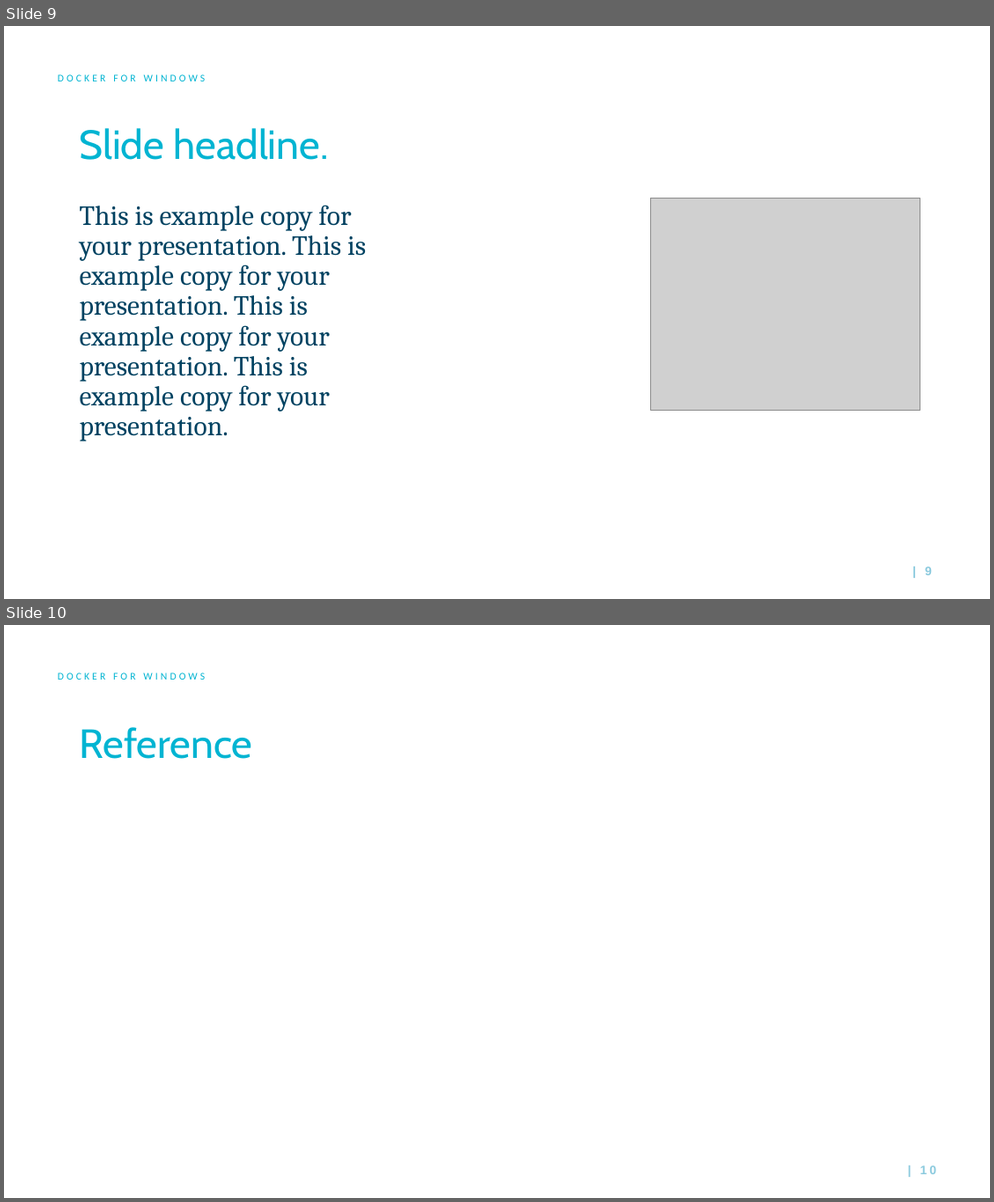
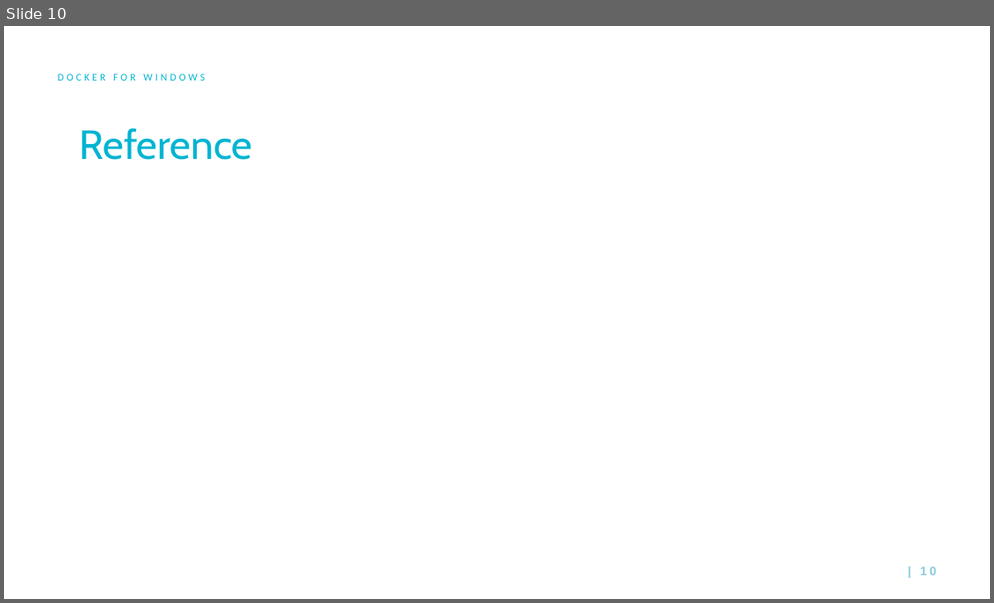
Before and after one commit to priyakantpatel/windows-containers, a slide deck: demo-win-container.pptx. Shown one above the other, each under a label of ours: slides 9 and 10 before the commit, slide 10 after it. The pictures are 994x1202 and 994x603 pixels, drawn with LibreOffice and Linux fonts; fonts in the diff are those of the drawing; grey boxes stand for pictures; background and template pictures are left out. Boxes give left, top, right and bottom in pixels: in the first picture for what was removed or moved away, otherwise in the second. Text is boxed around its words. In the diff, an @@ line names an element or a change of style, - is before the commit and + after.

```diff
--- a/demo-win-container.pptx
+++ b/demo-win-container.pptx
@@ slide 9 removed at bbox=[4, 26, 990, 599], background #FFFFFF; not listed: 1 template element that a slide beside it also shows @@
@@ text removed at bbox=[58, 74, 206, 81] @@
-DOCKER FOR WINDOWS
@@ title removed at bbox=[79, 128, 329, 160] @@
-Slide headline.
@@ text removed at bbox=[80, 205, 366, 441] @@
-This is example copy for your presentation. This is example copy for your presentation. This is example copy for your presentation. This is example copy for your presentation.
@@ picture removed at bbox=[650, 198, 919, 411] @@
```
Also in this commit, not shown: 1 slide changed, 2 slides added, 2 other slides removed.
